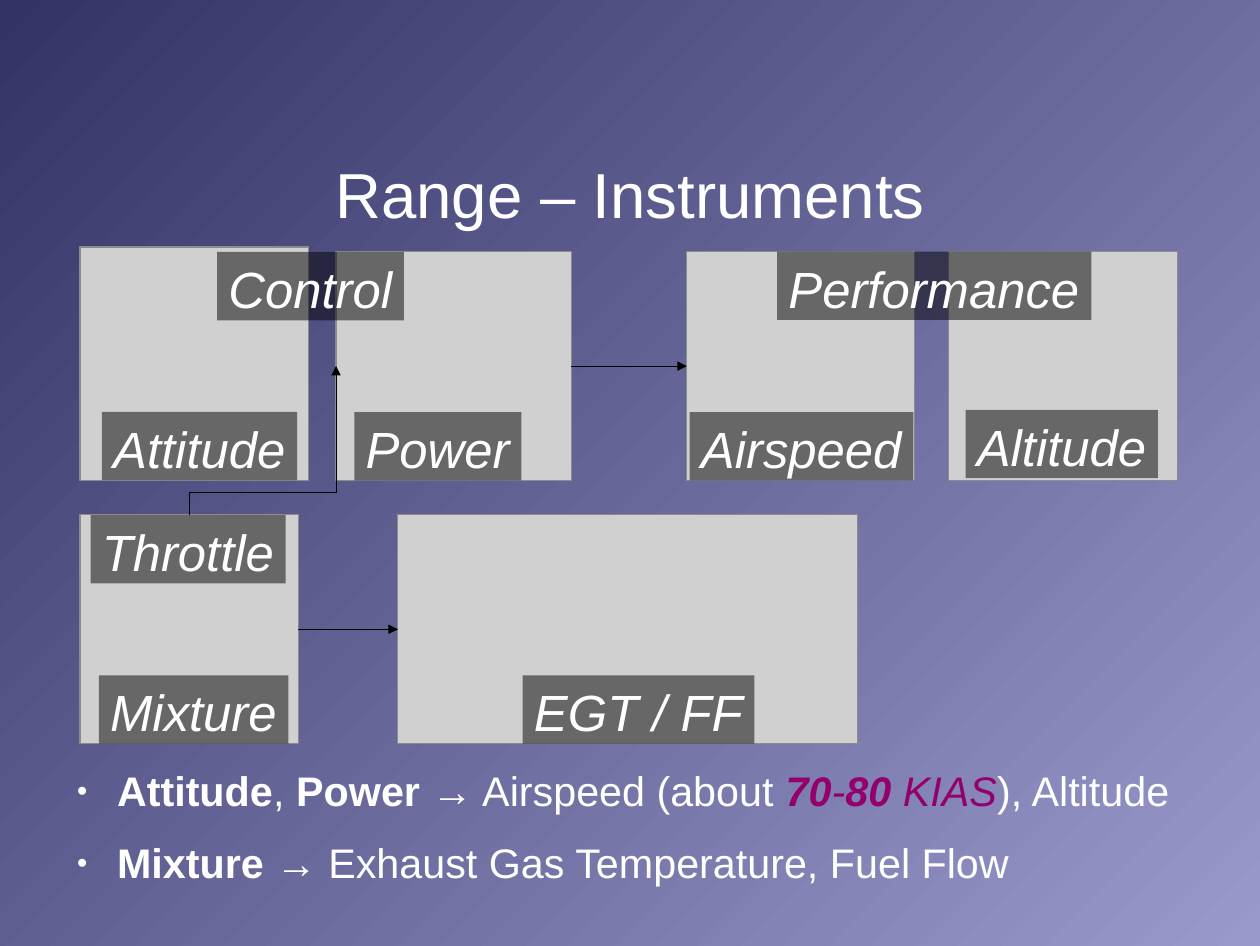
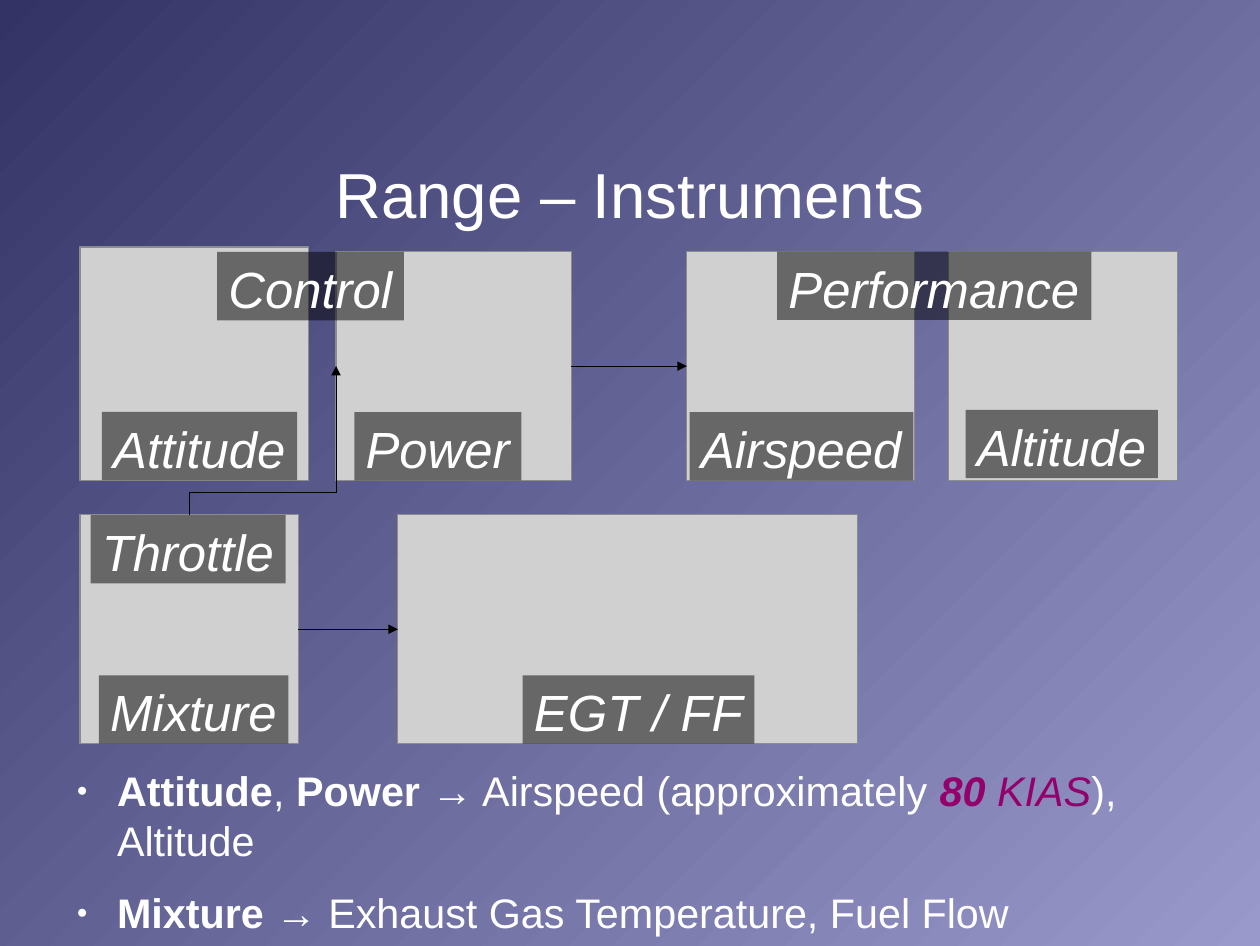
Before and after one commit to stephanheinemann/flight, a slide deck: slide 14 of FI/RangeAndEndurance/RangeAndEndurance.odp. Drawn at 1260x946 pixels with LibreOffice and Linux fonts; fonts in the diff are those of the drawing; grey boxes stand for pictures; background and template pictures are left out. Boxes give left, top, right and bottom in pixels: in the first picture for what was removed or moved away, otherwise in the second. Text is boxed around its words. In the diff, an @@ line names an element or a change of style, - is before the commit and + after.

Commit message:
reviewed range and endurance PGI

```diff
--- a/FI/RangeAndEndurance/RangeAndEndurance.odp
+++ b/FI/RangeAndEndurance/RangeAndEndurance.odp
@@ text at <box>117,776,1116,857</box>: text changed @@
-● Attitude, Power → Airspeed (about 70-80 KIAS), Altitude
+● Attitude, Power → Airspeed (approximately 80 KIAS), Altitude
```
Also in this commit, not shown: 7 other slides changed, 1 other file.
